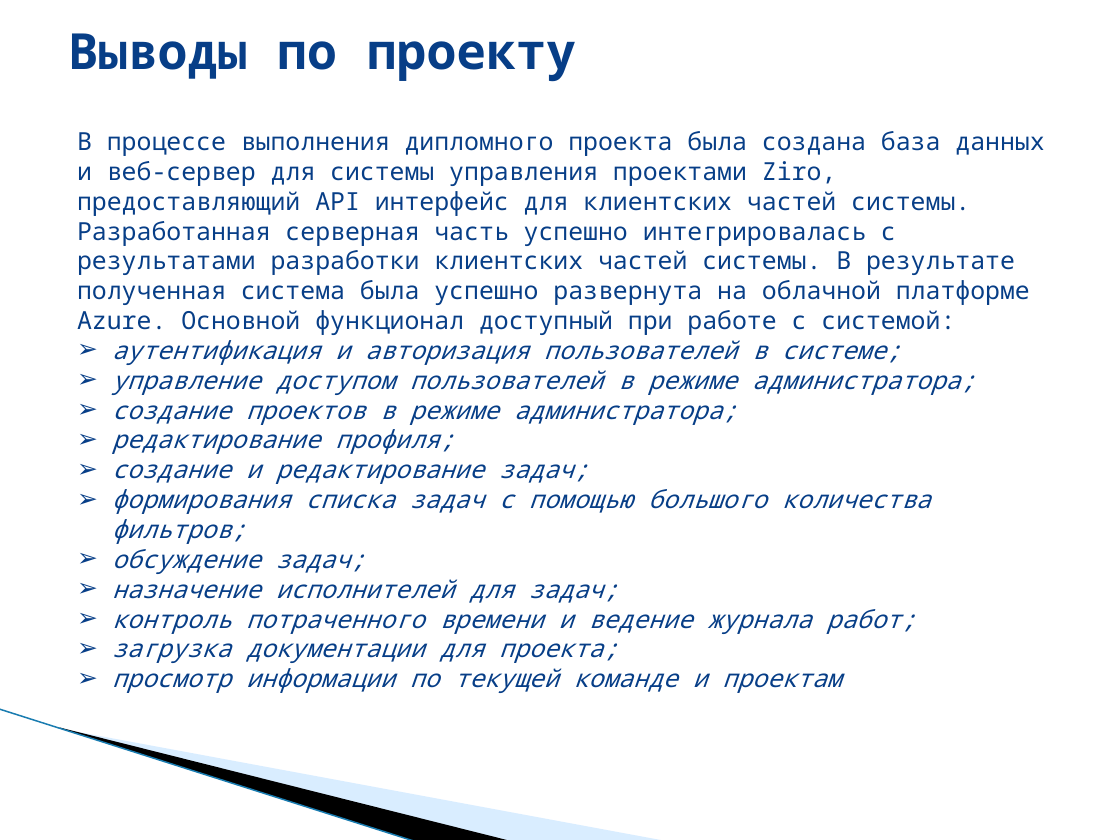
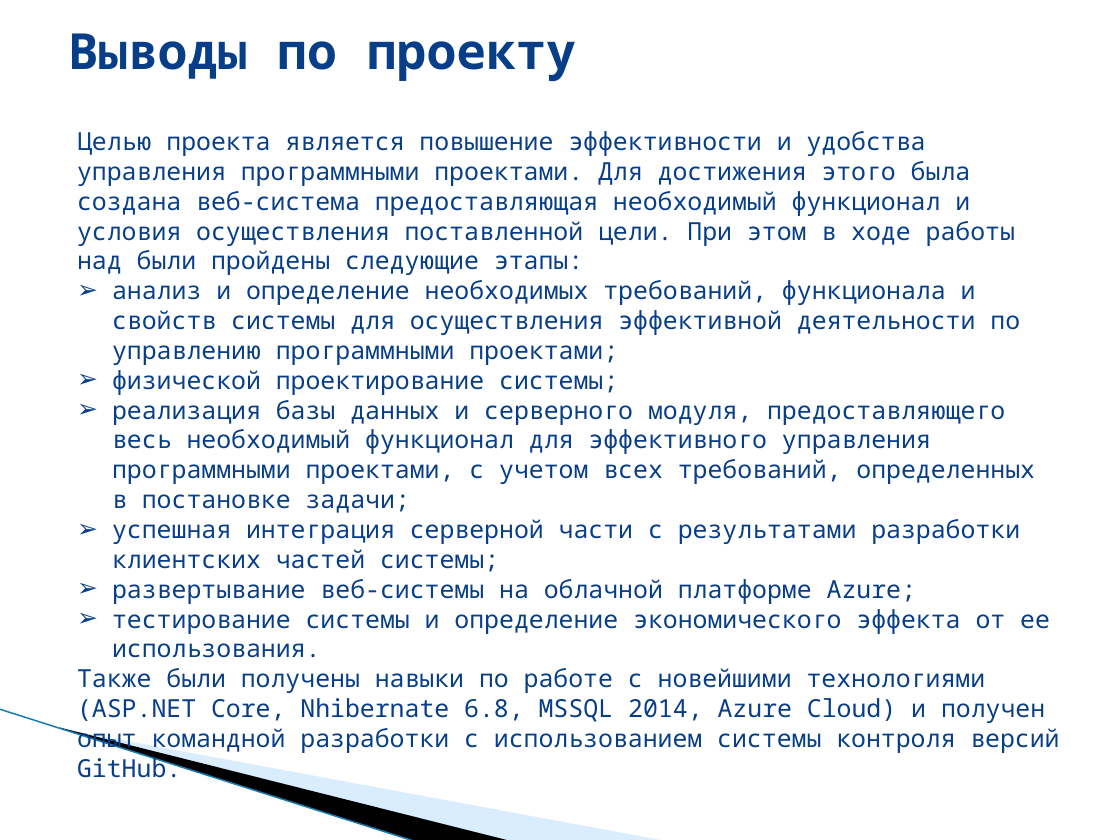
Before and after one commit to Vikharau-Yahor/ziro, a slide deck: slide 12 of doc/yahor/Ziro_Server.pptx. Drawn at 1120x840 pixels with LibreOffice and Linux fonts; fonts in the diff are those of the drawing; background and template pictures are left out. Boxes give left, top, right and bottom in pixels: in the first picture for what was removed or moved away, otherwise in the second. Text is boxed around its words. In the diff, an @@ line names an element or a change of style, - is before the commit and + after.

Commit message:
Presentation Final (Yahor)

```diff
--- a/doc/yahor/Ziro_Server.pptx
+++ b/doc/yahor/Ziro_Server.pptx
@@ text at (77,131,1050,723): text changed; italic off @@
-В процессе выполнения дипломного проекта была создана база данных и веб-сервер для системы управления проектами Ziro, предоставляющий API интерфейс для клиентских частей системы. Разработанная серверная часть успешно интегрировалась с результатами разработки клиентских частей системы. В результате полученная система была успешно развернута на облачной платформе Azure. Основной функционал доступный при работе с системой:
-➢ аутентификация и авторизация пользователей в системе;
-➢ управление доступом пользователей в режиме администратора;
-➢ создание проектов в режиме администратора;
-➢ редактирование профиля;
-➢ создание и редактирование задач;
-➢ формирования списка задач с помощью большого количества фильтров;
-➢ обсуждение задач;
-➢ назначение исполнителей для задач;
-➢ контроль потраченного времени и ведение журнала работ;
-➢ загрузка документации для проекта;
-➢ просмотр информации по текущей команде и проектам
+Целью проекта является повышение эффективности и удобства управления программными проектами. Для достижения этого была создана веб-система предоставляющая необходимый функционал и условия осуществления поставленной цели. При этом в ходе работы над были пройдены следующие этапы:
+➢ анализ и определение необходимых требований, функционала и свойств системы для осуществления эффективной деятельности по управлению программными проектами;
+➢ физической проектирование системы;
+➢ реализация базы данных и серверного модуля, предоставляющего весь необходимый функционал для эффективного управления программными проектами, с учетом всех требований, определенных в постановке задачи;
+➢ успешная интеграция серверной части с результатами разработки клиентских частей системы;
+➢ развертывание веб-системы на облачной платформе Azure;
+➢ тестирование системы и определение экономического эффекта от ее использования.
+Также были получены навыки по работе с новейшими технологиями (ASP.NET Core, Nhibernate 6.8, MSSQL 2014, Azure Cloud) и получен опыт командной разработки с использованием системы контроля версий GitHub.
```
